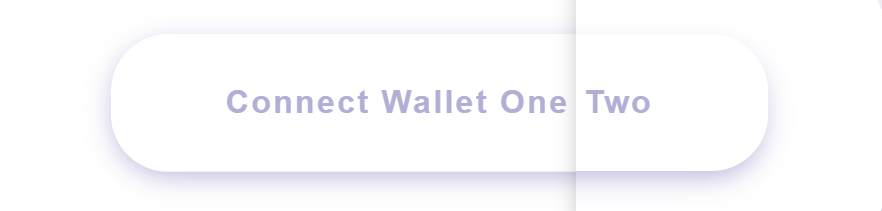
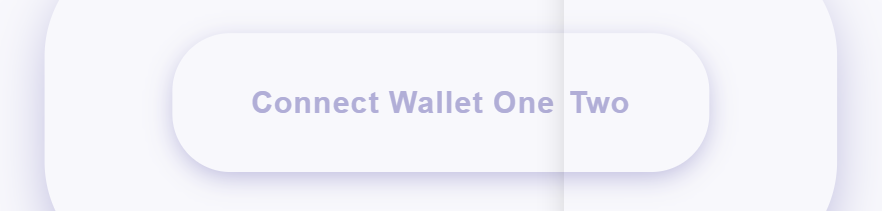
Layer changes from the first (882, 211) image to the second:
hid "Layer 2" over [553, 0, 882, 211]
added layer "Layer 5 copy" above "Layer 5" over [564, 0, 882, 211]
added layer "Layer 5" (14%) above "Layer 4" over [530, 0, 864, 211]
added layer "Layer 4" above "Layer 3" over [0, 0, 882, 211]
